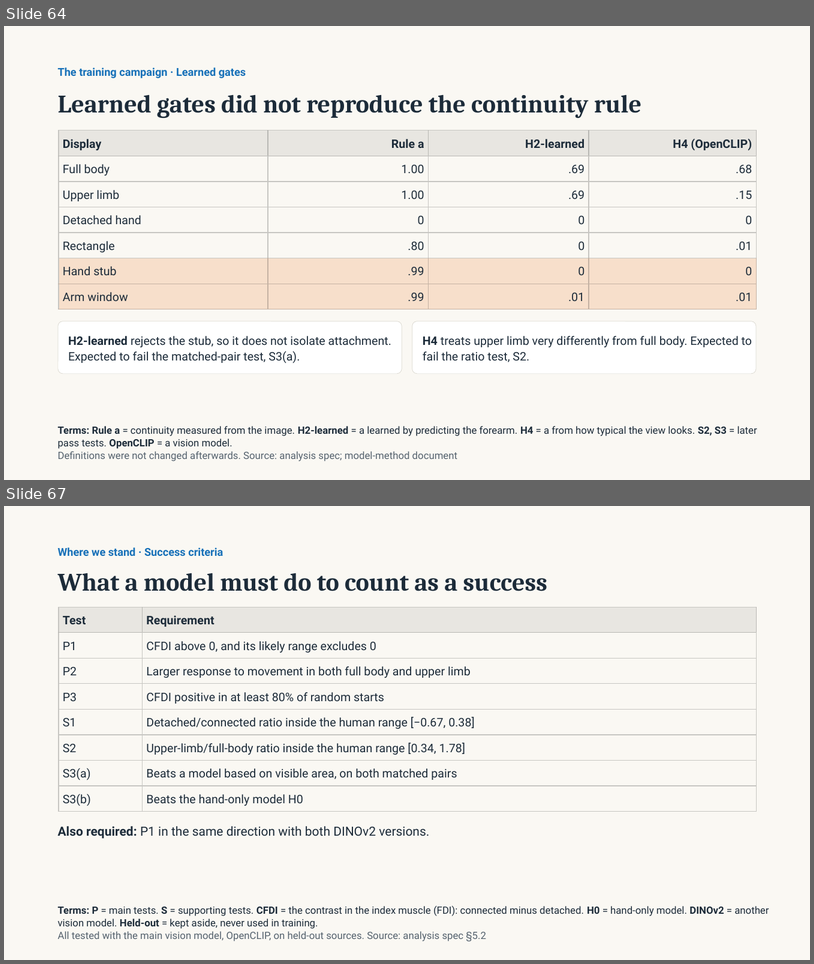
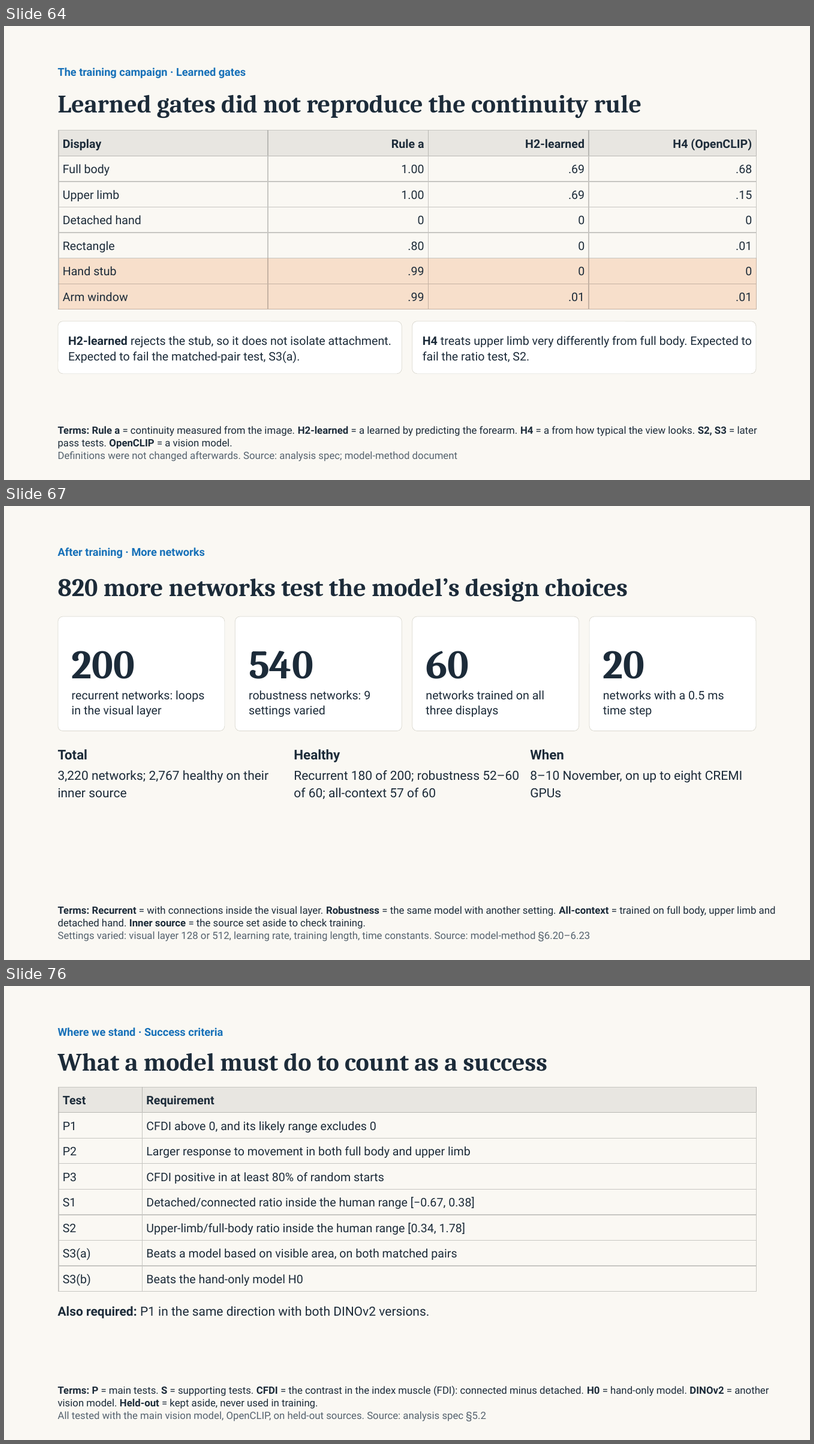
Before and after one commit to emrecandir9/TRDP, a slide deck: docs/TRDP Study Progress.pptx. Shown one above the other, each under a label of ours: slides 64 and 67 before the commit, slides 64, 67 and 76 after it; the slides between them are not shown. The pictures are 814x964 and 814x1444 pixels, drawn with LibreOffice and Linux fonts; fonts in the diff are those of the drawing. Boxes give left, top, right and bottom in pixels: in the first picture for what was removed or moved away, otherwise in the second. Text is boxed around its words. In the diff, an @@ line names an element or a change of style, - is before the commit and + after.

Commit message:
Presentations updated to 12 November: Gate 2, review, freeze and the held-out result
Full deck: new section 7 (slides 66-74) and revised overview, status,
timeline, weak points and summary. Short version: pages 1-2 rebuilt and
pages 17-24 replaced. docs/README.md lists both as current.

```diff
--- a/docs/TRDP Study Progress.pptx
+++ b/docs/TRDP Study Progress.pptx
@@ slide 67 added at (x1=4, y1=506, x2=810, y2=960), background #FAF8F3 @@
@@ text added at (x1=58, y1=547, x2=204, y2=558), 13 pt, text #1670B8, bold @@
+After training · More networks
@@ title added at (x1=58, y1=578, x2=628, y2=602), 30 pt, text #1C2B39, bold @@
+820 more networks test the model’s design choices
@@ rounded rectangle added at (x1=58, y1=617, x2=225, y2=731), fill #FFFFFF, outline #DAD8CF 0.5 pt @@
@@ rounded rectangle added at (x1=235, y1=617, x2=402, y2=731), fill #FFFFFF, outline #DAD8CF 0.5 pt @@
@@ rounded rectangle added at (x1=413, y1=617, x2=579, y2=731), fill #FFFFFF, outline #DAD8CF 0.5 pt @@
@@ rounded rectangle added at (x1=590, y1=617, x2=756, y2=731), fill #FFFFFF, outline #DAD8CF 0.5 pt @@
@@ text added at (x1=72, y1=651, x2=135, y2=679), 48 pt, text #1C2B39, bold @@
+200
@@ text added at (x1=249, y1=651, x2=314, y2=679), 48 pt, text #1C2B39, bold @@
+540
@@ text added at (x1=426, y1=651, x2=469, y2=679), 48 pt, text #1C2B39, bold @@
+60
@@ text added at (x1=603, y1=651, x2=645, y2=679), 48 pt, text #1C2B39, bold @@
+20
@@ text added at (x1=72, y1=690, x2=204, y2=717), 14 pt, text #1C2B39 @@
+recurrent networks: loops in the visual layer
@@ text added at (x1=249, y1=690, x2=371, y2=717), 14 pt, text #1C2B39 @@
+robustness networks: 9 settings varied
@@ text added at (x1=426, y1=690, x2=545, y2=717), 14 pt, text #1C2B39 @@
+networks trained on all three displays
@@ text added at (x1=603, y1=690, x2=724, y2=717), 14 pt, text #1C2B39 @@
+networks with a 0.5 ms time step
@@ text added at (x1=58, y1=749, x2=88, y2=760), 16 pt, text #1C2B39, bold @@
+Total
@@ text added at (x1=294, y1=749, x2=340, y2=762), 16 pt, text #1C2B39, bold @@
+Healthy
@@ text added at (x1=530, y1=749, x2=564, y2=760), 16 pt, text #1C2B39, bold @@
+When
@@ text added at (x1=58, y1=770, x2=269, y2=798), 15 pt, text #1C2B39 @@
+3,220 networks; 2,767 healthy on their inner source
@@ text added at (x1=294, y1=770, x2=519, y2=799), 15 pt, text #1C2B39 @@
+Recurrent 180 of 200; robustness 52–60 of 60; all-context 57 of 60
@@ text added at (x1=530, y1=770, x2=743, y2=798), 15 pt, text #1C2B39 @@
+8–10 November, on up to eight CREMI GPUs
@@ text added at (x1=58, y1=906, x2=776, y2=941), 12 pt, text #1C2B39 @@
+Terms: Recurrent = with connections inside the visual layer. Robustness = the same model with another setting. All-context = trained on full body, upper limb and detached hand. Inner source = the source set aside to check training.
+Settings varied: visual layer 128 or 512, learning rate, training length, time constants. Source: model-method §6.20–6.23
@@ what was slide 67 is now slide 76 @@
```
Also in this commit, not shown: 14 slides changed, 8 other slides added, 2 other files.
